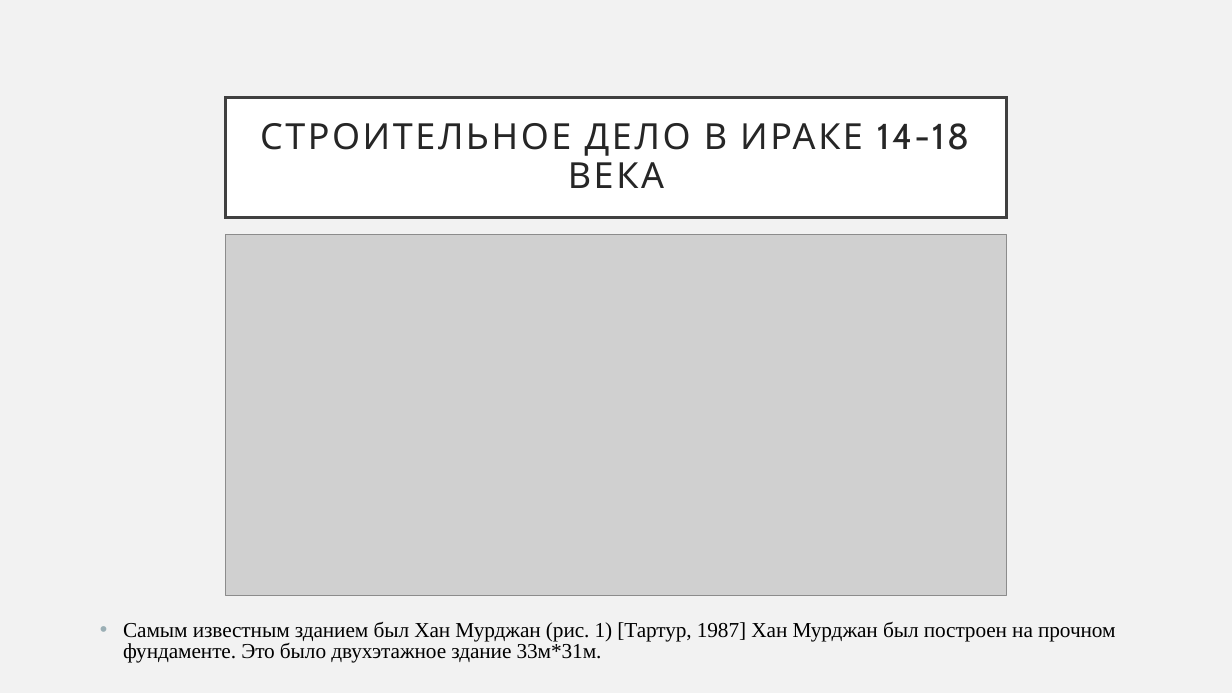
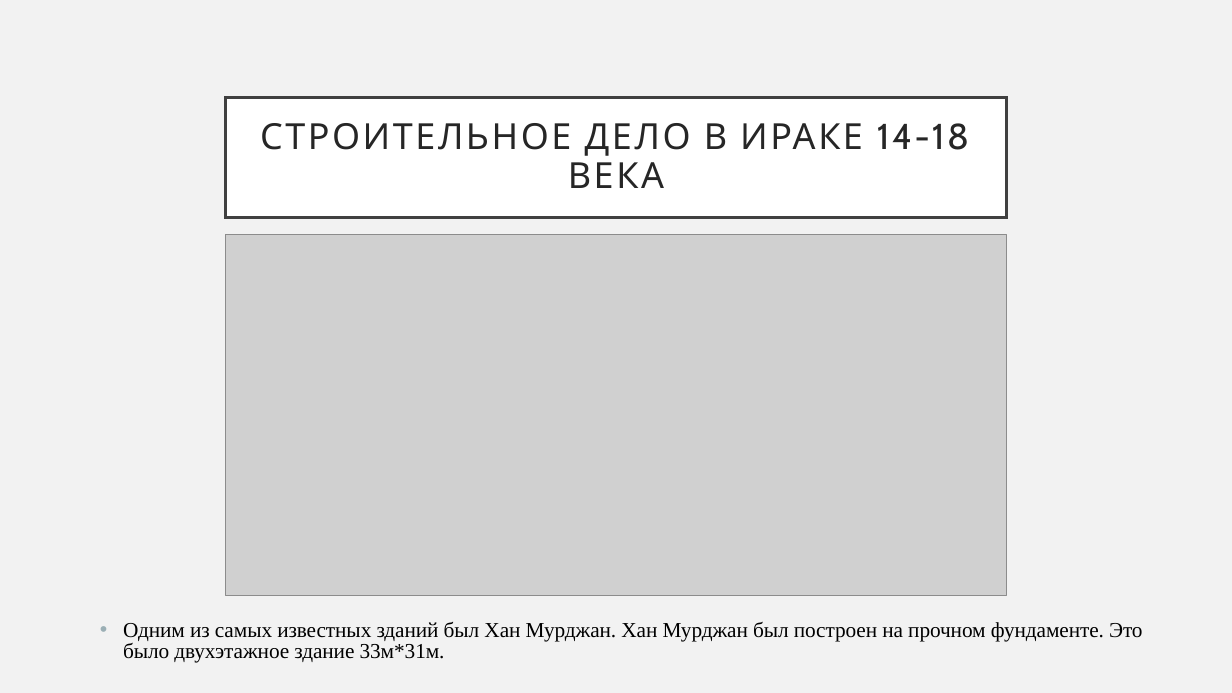
Before and after one commit to DnineO/3-term-of-SPBSTU, a slide deck: slide 8 of История и методология науки/Наука и строительное дело в Ираке 14-18 века.pptx (slide 7 before the commit). Drawn at 1232x693 pixels with LibreOffice and Linux fonts; fonts in the diff are those of the drawing; grey boxes stand for pictures. Boxes give left, top, right and bottom in pixels: in the first picture for what was removed or moved away, otherwise in the second. Text is boxed around its words. In the diff, an @@ line names an element or a change of style, - is before the commit and + after.

```diff
--- a/История и методология науки/Наука и строительное дело в Ираке 14-18 века.pptx
+++ b/История и методология науки/Наука и строительное дело в Ираке 14-18 века.pptx
@@ text at (x1=123, y1=622, x2=1143, y2=663): text changed @@
-• Самым известным зданием был Хан Мурджан (рис. 1) [Тартур, 1987] Хан Мурджан был построен на прочном фундаменте. Это было двухэтажное здание 33м*31м.
+• Одним из самых известных зданий был Хан Мурджан. Хан Мурджан был построен на прочном фундаменте. Это было двухэтажное здание 33м*31м.
```
Also in this commit, not shown: 6 other slides changed, 3 slides added, 1 slide removed.
